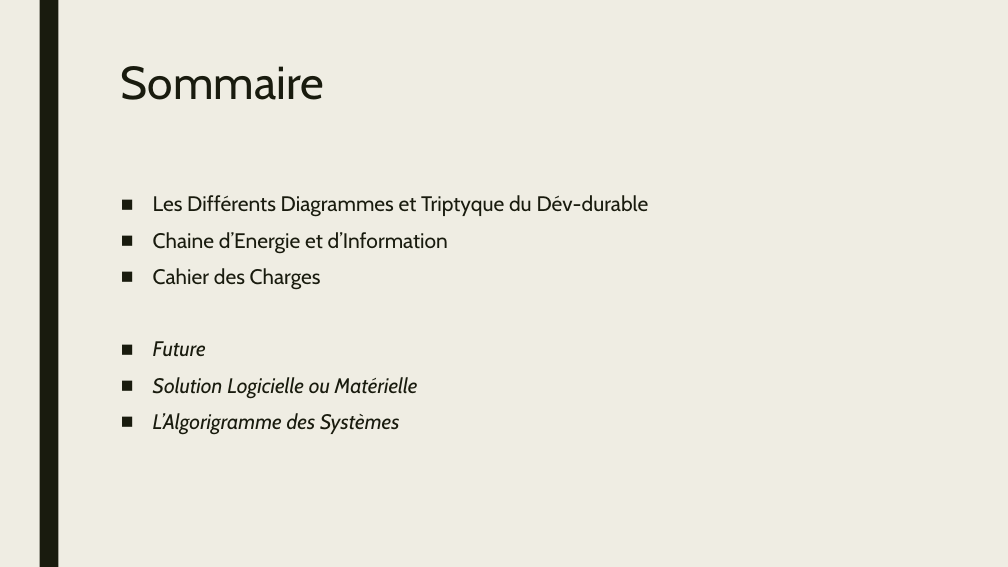
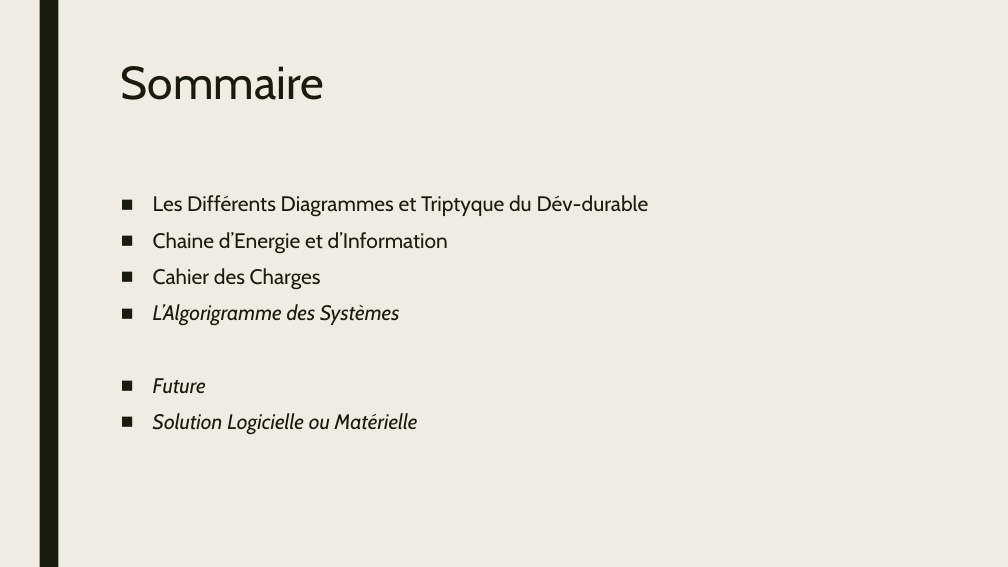
Before and after one commit to BoZhang-dev/Project-Joola, a slide deck: slide 2 of Notes/Presentation-Borui.pptx. Drawn at 1008x567 pixels with LibreOffice and Linux fonts; fonts in the diff are those of the drawing. Boxes give left, top, right and bottom in pixels: in the first picture for what was removed or moved away, otherwise in the second. Text is boxed around its words. In the diff, an @@ line names an element or a change of style, - is before the commit and + after.

```diff
--- a/Notes/Presentation-Borui.pptx
+++ b/Notes/Presentation-Borui.pptx
@@ text at (153, 304, 399, 326): paragraph added @@
+■ L’Algorigramme des Systèmes
@@ text at (153, 413, 399, 435): paragraph removed @@
-■ L’Algorigramme des Systèmes
```
Also in this commit, not shown: 1 slide added, 2 other files.
